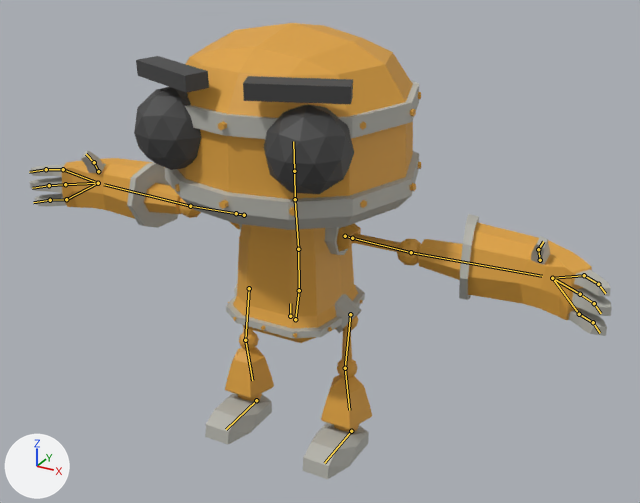
What one commit did to the glTF model public/models/comic.glb.
Both versions are drawn from a 50 mm camera at (4.35, -7.37, 5.9) aimed at (0.26, 0.07, 2.18). The lights are fixed; the arrows at lower left show +X, +Y and +Z. The first picture is the older version. The bones that change, and the others that lie on the model, are drawn over the model as lines.

Names of what the first picture shows: 'Arm.L', 'Arm.R', 'Foot.L', 'Foot.R', 'Hand.L', 'Hand.R', 'Head', 'Leg.L', 'Leg.R', 'LowerLeg.L', 'LowerLeg.R', 'Shoulder.L', 'Shoulder.R', 'Torso'.
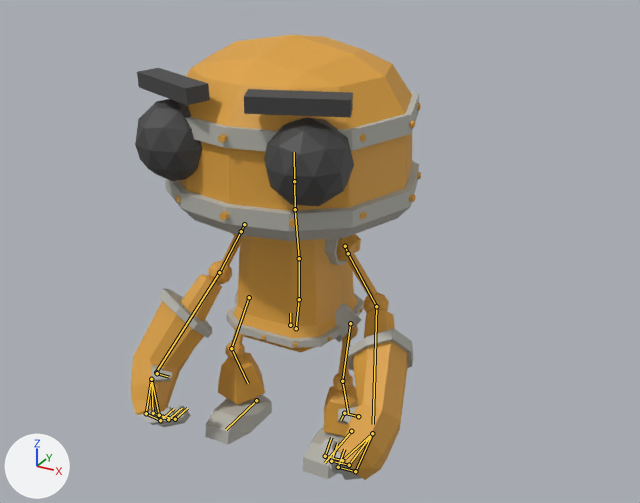
Commit message: Nod the robot's head while he talks

The newer file adds an action. The first version stands in its rest pose; the second is drawn at frame 19 of the action 'Robot_Talk'.

What differs and where, as boxes (x1, y1, x2, y2) in the pictures (640 x 503 px):
'Head', posed
    before: (134, 23, 421, 230)
    after: (135, 35, 421, 241)
'Hand.L', posed (52% narrower, 39% taller)
    before: (418, 214, 612, 336)
    after: (321, 310, 413, 480)
'Hand.R', posed (40% narrower, 97% taller)
    before: (29, 151, 182, 228)
    after: (131, 275, 222, 428)
'Torso', posed
    before: (226, 224, 365, 343)
    after: (227, 235, 364, 353)
'LowerLeg.R', posed
    before: (225, 347, 274, 401)
    after: (218, 352, 265, 405)
'LowerLeg.L', posed
    before: (321, 375, 372, 432)
    after: (324, 385, 358, 436)
'Arm.L', posed
    before: (352, 233, 421, 266)
    after: (346, 253, 389, 313)
'Arm.R', posed
    before: (179, 199, 201, 218)
    after: (208, 236, 241, 284)
'Leg.L', posed (14% taller)
    before: (337, 330, 357, 378)
    after: (333, 337, 353, 392)
'Shoulder.L', posed (7% shorter)
    before: (337, 223, 361, 252)
    after: (336, 234, 361, 261)
'Leg.R', posed
    before: (239, 327, 259, 350)
    after: (226, 331, 245, 360)
'Shoulder.R', posed (mostly hidden)
    before: (230, 222, 240, 229)
    after: (232, 233, 240, 239)
bone 'Body', root to tip
    before: (290, 316) to (290, 303)
    after: (290, 325) to (290, 313)
bone 'Shoulder.L', root to tip
    before: (345, 236) to (352, 238)
    after: (345, 246) to (348, 253)
bone 'UpperArm.L', root to tip
    before: (352, 238) to (411, 252)
    after: (348, 253) to (376, 306)
bone 'LowerArm.L', root to tip
    before: (411, 252) to (542, 276)
    after: (376, 306) to (373, 424)
bone 'Index.L', root to tip
    before: (584, 275) to (598, 284)
    after: (342, 460) to (325, 456)
bone 'Index2.L', root to tip
    before: (598, 284) to (605, 293)
    after: (325, 456) to (331, 437)
bone 'Middle1.L', root to tip
    before: (580, 294) to (594, 303)
    after: (349, 465) to (331, 461)
bone 'Middle2.L', root to tip
    before: (594, 303) to (601, 313)
    after: (331, 461) to (337, 443)
bone 'Ring1.L', root to tip
    before: (579, 314) to (593, 322)
    after: (355, 471) to (338, 467)
bone 'Ring2.L', root to tip
    before: (593, 322) to (600, 333)
    after: (338, 467) to (344, 449)
bone 'Thumb.L', root to tip
    before: (540, 260) to (538, 249)
    after: (358, 416) to (344, 413)
bone 'Thumb2.L', root to tip
    before: (538, 249) to (543, 241)
    after: (344, 413) to (340, 420)
bone 'Shoulder.R', root to tip
    before: (244, 215) to (236, 213)
    after: (244, 224) to (241, 231)
bone 'UpperArm.R', root to tip
    before: (236, 213) to (190, 206)
    after: (241, 231) to (219, 272)
bone 'LowerArm.R', root to tip
    before: (190, 206) to (104, 184)
    after: (219, 272) to (156, 371)
bone 'Index.R', root to tip
    before: (63, 169) to (46, 169)
    after: (146, 413) to (160, 420)
bone 'Index2.R', root to tip
    before: (46, 169) to (29, 172)
    after: (160, 420) to (174, 408)
bone 'Middle1.R', root to tip
    before: (65, 184) to (49, 185)
    after: (153, 413) to (168, 419)
bone 'Middle2.R', root to tip
    before: (49, 185) to (32, 188)
    after: (168, 419) to (182, 408)
bone 'Ring1.R', root to tip
    before: (66, 199) to (50, 200)
    after: (159, 415) to (175, 419)
bone 'Ring2.R', root to tip
    before: (50, 200) to (33, 202)
    after: (175, 419) to (187, 408)
bone 'Thumb2.R', root to tip
    before: (94, 162) to (86, 154)
    after: (157, 373) to (169, 377)
bone 'UpperLeg.L', root to tip
    before: (350, 314) to (345, 368)
    after: (350, 323) to (342, 381)
bone 'LowerLeg.L', root to tip
    before: (345, 368) to (349, 410)
    after: (342, 381) to (348, 414)
bone 'UpperLeg.R', root to tip
    before: (249, 288) to (245, 340)
    after: (249, 297) to (231, 348)
bone 'LowerLeg.R', root to tip
    before: (245, 340) to (252, 380)
    after: (231, 348) to (248, 383)

The edits, one by one:
Bone 'Body' (bone_body) moves from (0.0, 0.0, 0.0) to (0.0, -0.11, 0.0).
Bone 'Shoulder.L' (bone_shoulder_l) turns from (0, 0, 0) to (0, 0, -64) degrees about its own x, y and z.
Bone 'UpperArm.L' (bone_upperarm_l) turns from (0, 0, 0) to (1, 6, 13) degrees about its own x, y and z.
Bone 'LowerArm.L' (bone_lowerarm_l) turns from (0, 0, 0) to (20, 68, -44) degrees about its own x, y and z.
Bone 'Index.L' (bone_index_l) turns from (0, 0, 0) to (-1, 0, -66) degrees about its own x, y and z.
Bone 'Index2.L' (bone_index2_l) turns from (0, 0, 0) to (-6, -3, -67) degrees about its own x, y and z.
Bone 'Middle1.L' (bone_middle1_l) turns from (0, 0, 0) to (-2, 2, -64) degrees about its own x, y and z.
Bone 'Middle2.L' (bone_middle2_l) turns from (0, 0, 0) to (-7, -2, -67) degrees about its own x, y and z.
Bone 'Ring1.L' (bone_ring1_l) turns from (0, 0, 0) to (-1, 0, -67) degrees about its own x, y and z.
Bone 'Ring2.L' (bone_ring2_l) turns from (0, 0, 0) to (-6, -3, -67) degrees about its own x, y and z.
Bone 'Thumb.L' (bone_thumb_l) turns from (0, 0, 0) to (35, -6, 6) degrees about its own x, y and z.
Bone 'Thumb2.L' (bone_thumb2_l) turns from (0, 0, 0) to (-45, 1, -70) degrees about its own x, y and z.
Bone 'Shoulder.R' (bone_shoulder_r) turns from (0, 0, 0) to (0, 0, 63) degrees about its own x, y and z.
Bone 'UpperArm.R' (bone_upperarm_r) turns from (0, 0, 0) to (-1, 2, 4) degrees about its own x, y and z.
Bone 'LowerArm.R' (bone_lowerarm_r) turns from (0, 0, 0) to (-69, -75, 104) degrees about its own x, y and z.
Bone 'Index.R' (bone_index_r) turns from (0, 0, 0) to (-2, 5, 58) degrees about its own x, y and z.
Bone 'Index2.R' (bone_index2_r) turns from (0, 0, 0) to (1, 5, 43) degrees about its own x, y and z.
Bone 'Middle1.R' (bone_middle1_r) turns from (0, 0, 0) to (-4, 2, 61) degrees about its own x, y and z.
Bone 'Middle2.R' (bone_middle2_r) turns from (0, 0, 0) to (4, -3, 39) degrees about its own x, y and z.
Bone 'Ring1.R' (bone_ring1_r) turns from (0, 0, 0) to (-10, -9, 70) degrees about its own x, y and z.
Bone 'Ring2.R' (bone_ring2_r) turns from (0, 0, 0) to (21, 0, 29) degrees about its own x, y and z.
Bone 'Thumb2.R' (bone_thumb2_r) turns from (0, 0, 0) to (-74, -30, -11) degrees about its own x, y and z.
Bone 'UpperLeg.L' (bone_upperleg_l) turns from (0, 0, 0) to (-17, -10, -2) degrees about its own x, y and z.
Bone 'LowerLeg.L' (bone_lowerleg_l) turns from (0, 0, 0) to (28, 0, 0) degrees about its own x, y and z.
Bone 'UpperLeg.R' (bone_upperleg_r) turns from (0, 0, 0) to (-17, 16, 4) degrees about its own x, y and z.
Bone 'LowerLeg.R' (bone_lowerleg_r) turns from (0, 0, 0) to (28, 0, 0) degrees about its own x, y and z.
